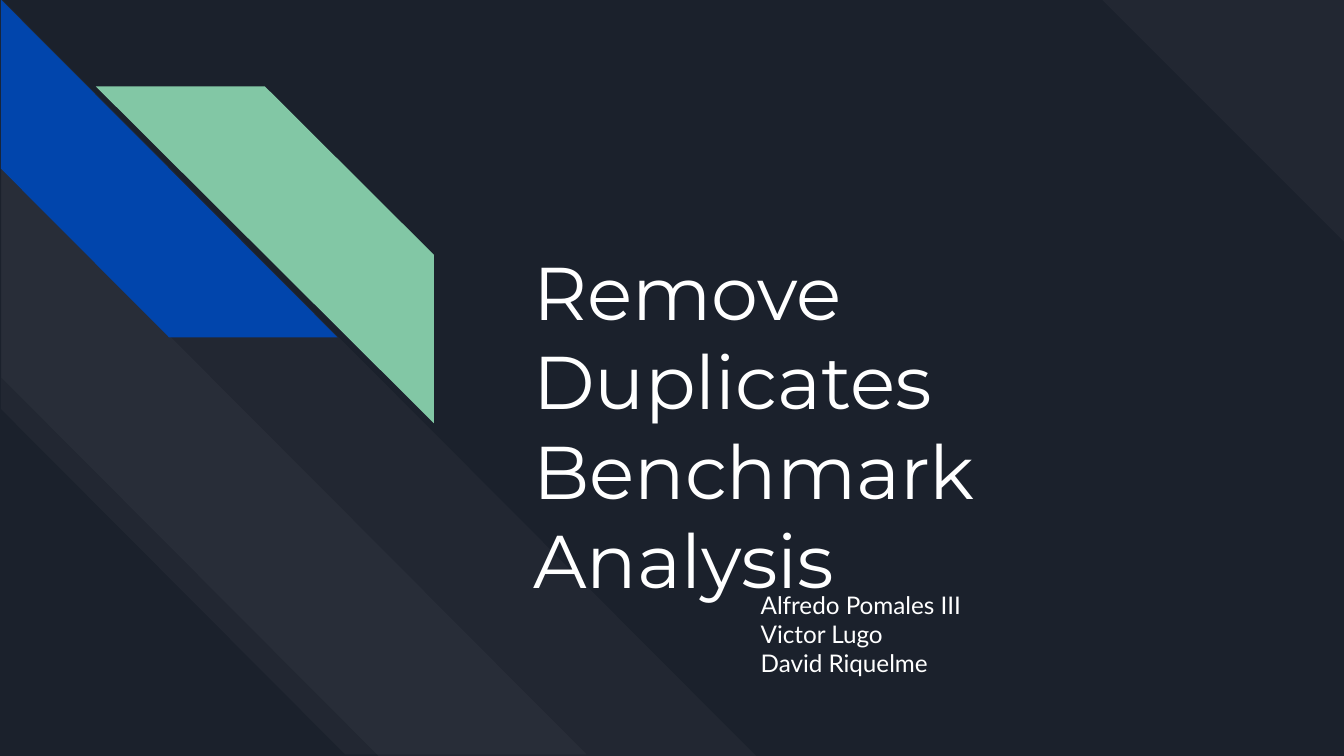
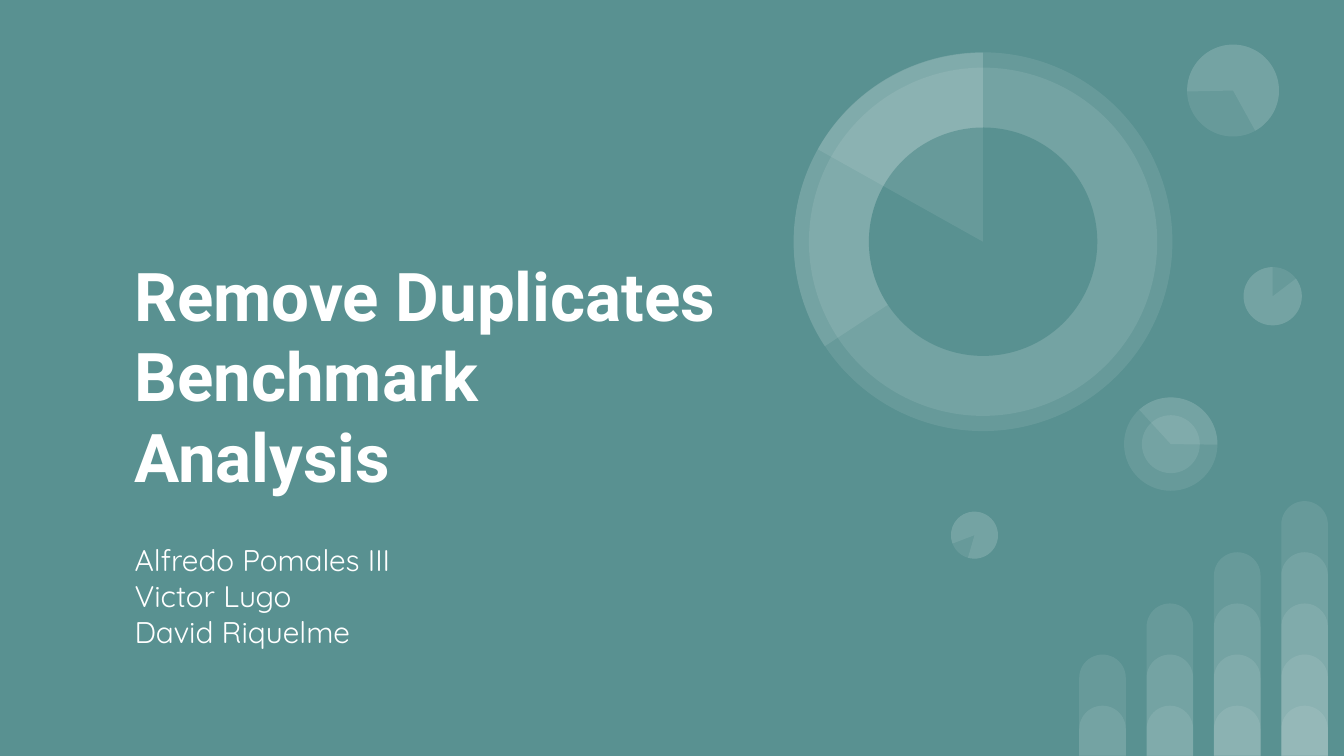
Before and after one commit to AlfredoMayFire/removeDuplicatesAnalysis, a slide deck: slide 1 of Remove Duplicates Benchmark Analysis.pptx. Drawn at 1344x756 pixels with LibreOffice and Linux fonts; fonts in the diff are those of the drawing. Boxes give left, top, right and bottom in pixels: in the first picture for what was removed or moved away, otherwise in the second. Text is boxed around its words. In the diff, an @@ line names an element or a change of style, - is before the commit and + after.

Commit message:
Theme changed cause other group :(

```diff
--- a/Remove Duplicates Benchmark Analysis.pptx
+++ b/Remove Duplicates Benchmark Analysis.pptx
@@ background #1B212C to #599191 @@
@@ diag stripe removed at <box>1102,0,1344,242</box> @@
@@ group removed at <box>0,1,757,755</box>: 4 diag stripes @@
@@ title "Remove Duplicates Benchmark Analysis": place and size @@
-title "Remove Duplicates Benchmark Analysis" at <box>533,267,974,606</box>
+title "Remove Duplicates Benchmark Analysis" at <box>135,270,715,497</box>
@@ title "Remove Duplicates Benchmark Analysis" at <box>135,270,715,497</box>: size 40 to 36 pt, font Montserrat to Roboto, bold on; vertical alignment top to middle @@
@@ group added at <box>741,0,1301,565</box>: 8 ellipses, 6 pie slice (boxed as its full ellipse)s @@
@@ subtitle "Alfredo Pomales III": place and size @@
-subtitle "Alfredo Pomales III" at <box>761,596,961,676</box>
+subtitle "Alfredo Pomales III" at <box>135,549,390,649</box>
@@ subtitle "Alfredo Pomales III" at <box>135,549,390,649</box>: size 13 to 16 pt, font Lato to Quicksand @@
@@ group added at <box>1079,501,1328,755</box>: 14 round same rects @@
```
Also in this commit, not shown: 7 other slides changed.
